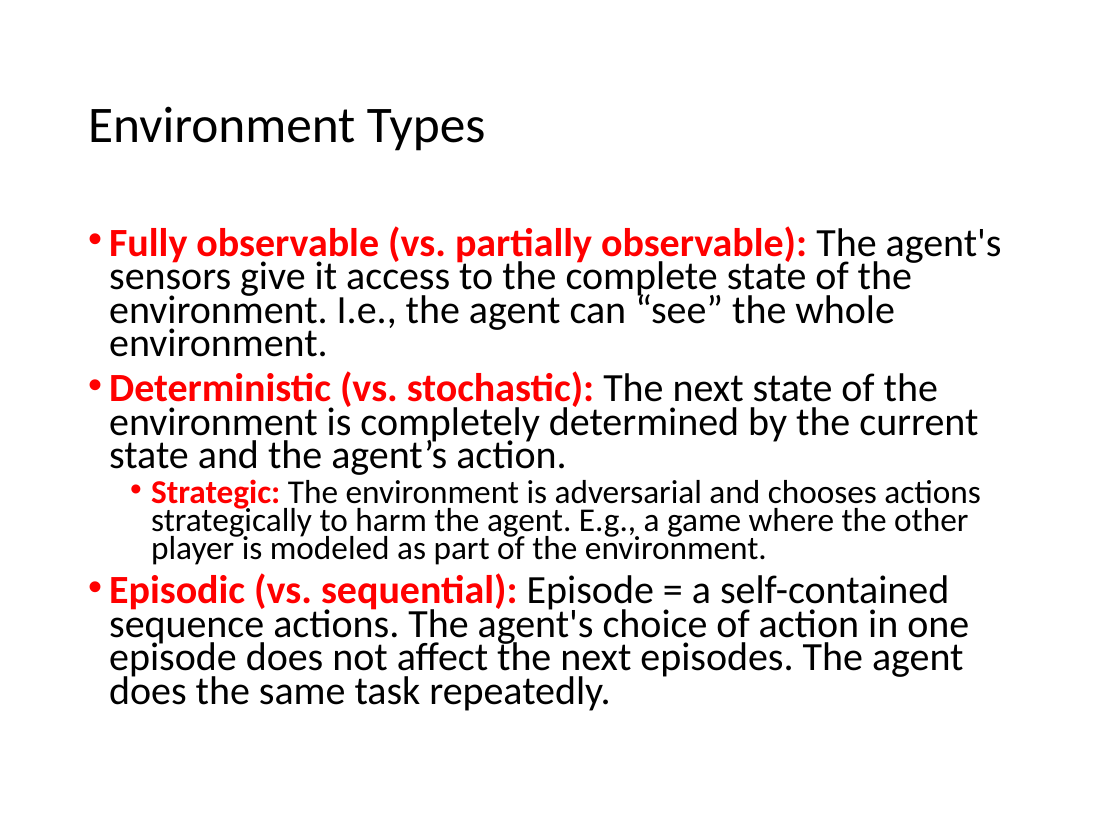
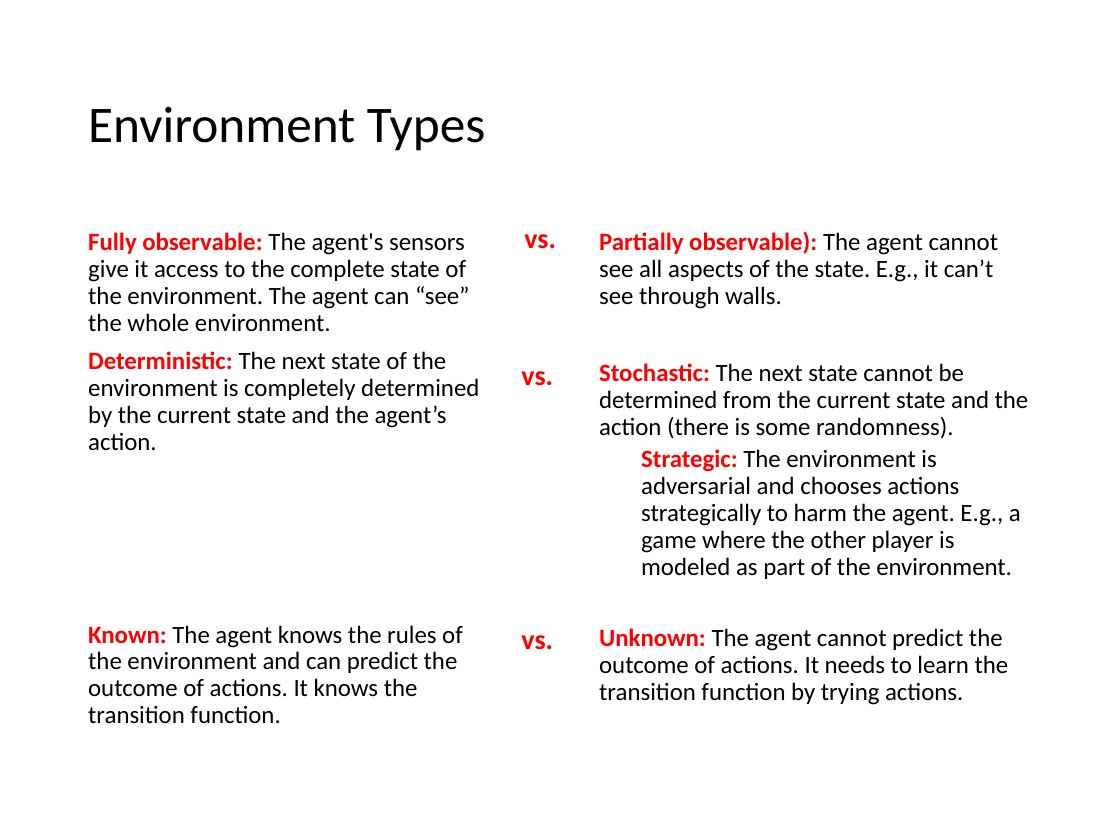
Before and after one commit to mhahsler/CS7320-AI, a slide deck: slide 15 of slides/02_agents.pptx. Drawn at 1120x840 pixels with LibreOffice and Linux fonts; fonts in the diff are those of the drawing. Boxes give left, top, right and bottom in pixels: in the first picture for what was removed or moved away, otherwise in the second. Text is boxed around its words. In the diff, an @@ line names an element or a change of style, - is before the commit and + after.

Commit message:
02_agents.pdf

```diff
--- a/slides/02_agents.pptx
+++ b/slides/02_agents.pptx
@@ text at [88,232,479,724]: text changed; size 25.6 to 16 pt @@
-• Fully observable (vs. partially observable): The agent's sensors give it access to the complete state of the environment. I.e., the agent can “see” the whole environment.
-• Deterministic (vs. stochastic): The next state of the environment is completely determined by the current state and the agent’s action.
-  • Strategic: The environment is adversarial and chooses actions strategically to harm the agent. E.g., a game where the other player is modeled as part of the environment.
-• Episodic (vs. sequential): Episode = a self-contained sequence actions. The agent's choice of action in one episode does not affect the next episodes. The agent does the same task repeatedly.
+Fully observable: The agent's sensors give it access to the complete state of the environment. The agent can “see” the whole environment.
+Deterministic: The next state of the environment is completely determined by the current state and the agent’s action.
+Known: The agent knows the rules of the environment and can predict the outcome of actions. It knows the transition function.
@@ text added at [524,234,556,249], 18 pt, text #FF0000, bold @@
+vs.
@@ text added at [599,231,1029,705], 16 pt, text #000000 @@
+Partially observable): The agent cannot see all aspects of the state. E.g., it can’t see through walls.
+Stochastic: The next state cannot be determined from the current state and the action (there is some randomness).
+  Strategic: The environment is adversarial and chooses actions strategically to harm the agent. E.g., a game where the other player is modeled as part of the environment.
+Unknown: The agent cannot predict the outcome of actions. It needs to learn the transition function by trying actions.
@@ text added at [521,371,553,386], 18 pt, text #FF0000, bold @@
+vs.
@@ text added at [521,635,553,650], 18 pt, text #FF0000, bold @@
+vs.
```
Also in this commit, not shown: 1 other slide changed.
